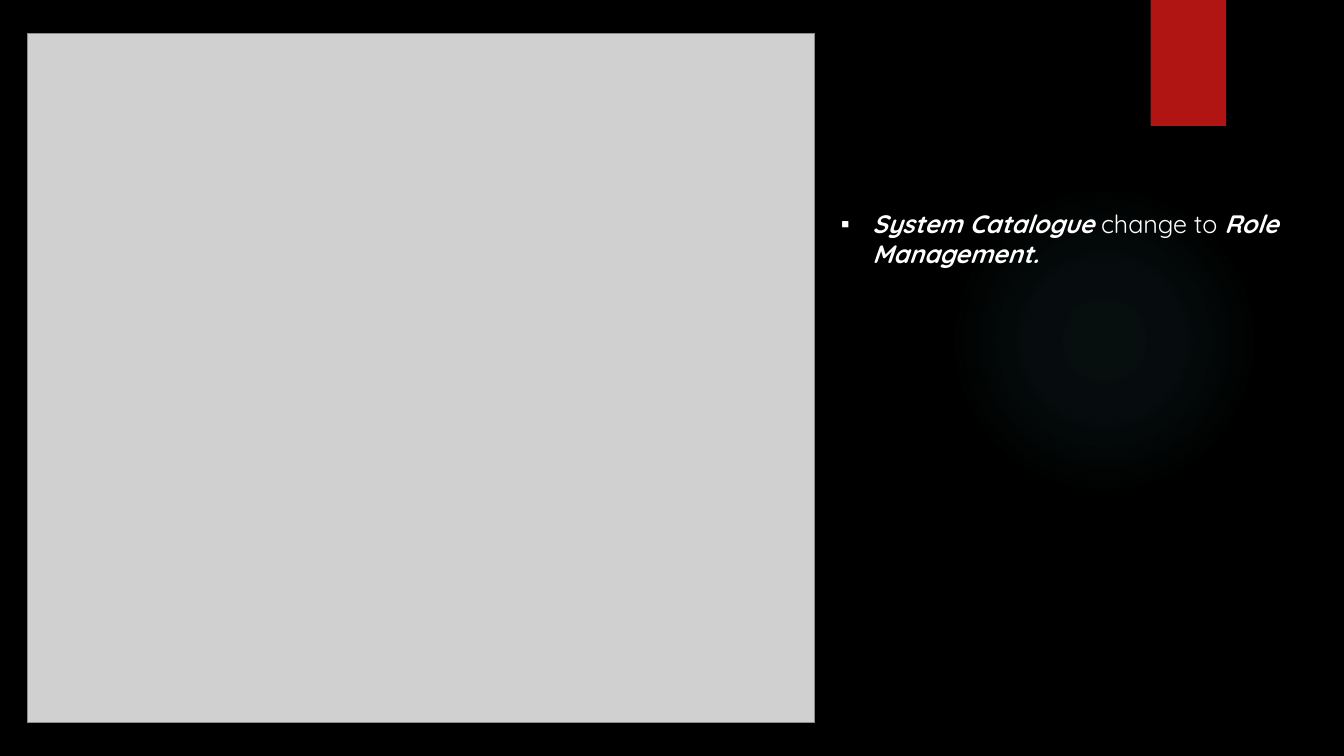
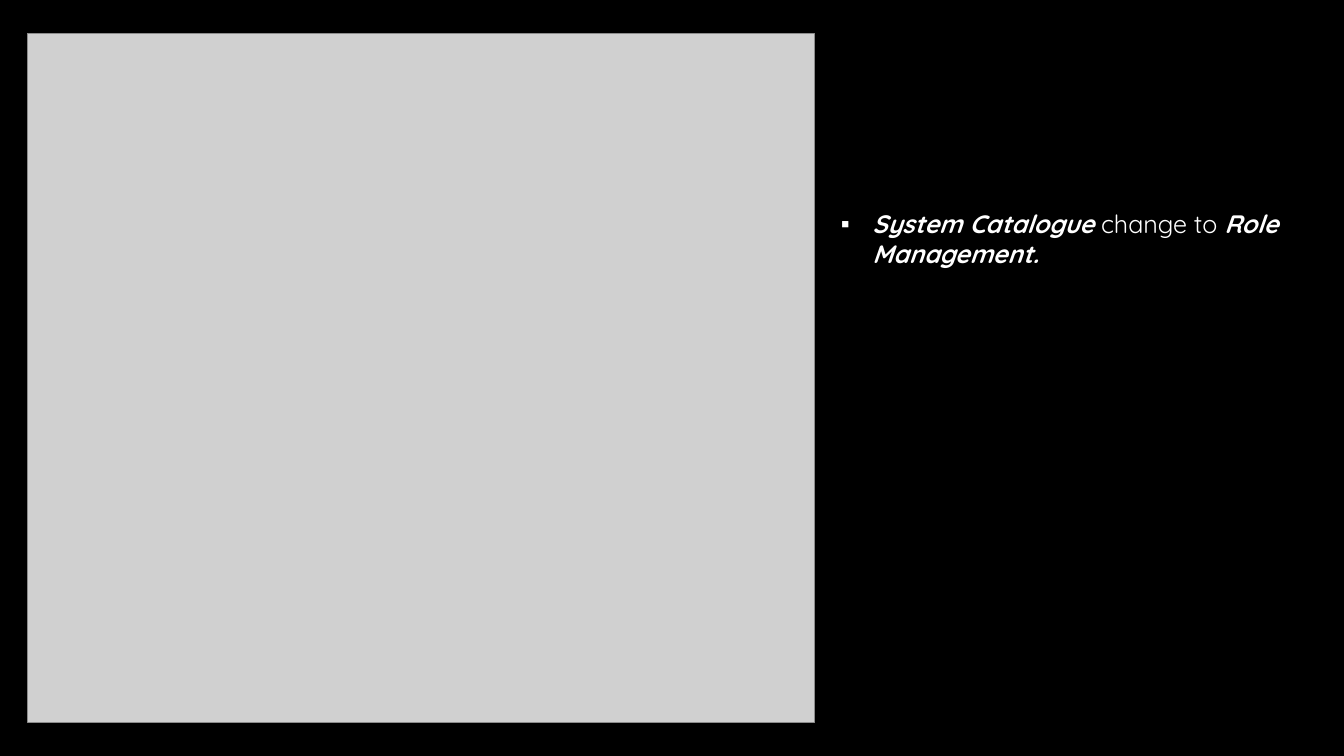
Before and after one commit to em1730/scims_docu, a slide deck: slide 19 of Documentation/Role_Mgmt.pptx (slide 11 before the commit). Drawn at 1344x756 pixels with LibreOffice and Linux fonts; fonts in the diff are those of the drawing; grey boxes stand for pictures; background and template pictures are left out. Boxes give left, top, right and bottom in pixels: in the first picture for what was removed or moved away, otherwise in the second. Text is boxed around its words. In the diff, an @@ line names an element or a change of style, - is before the commit and + after.

```diff
--- a/Documentation/Role_Mgmt.pptx
+++ b/Documentation/Role_Mgmt.pptx
@@ rectangle removed at (x1=1150, y1=0, x2=1226, y2=126) @@
```
Also in this commit, not shown: 17 other slides changed, 18 slides added, 13 slides removed, 4 other files.
